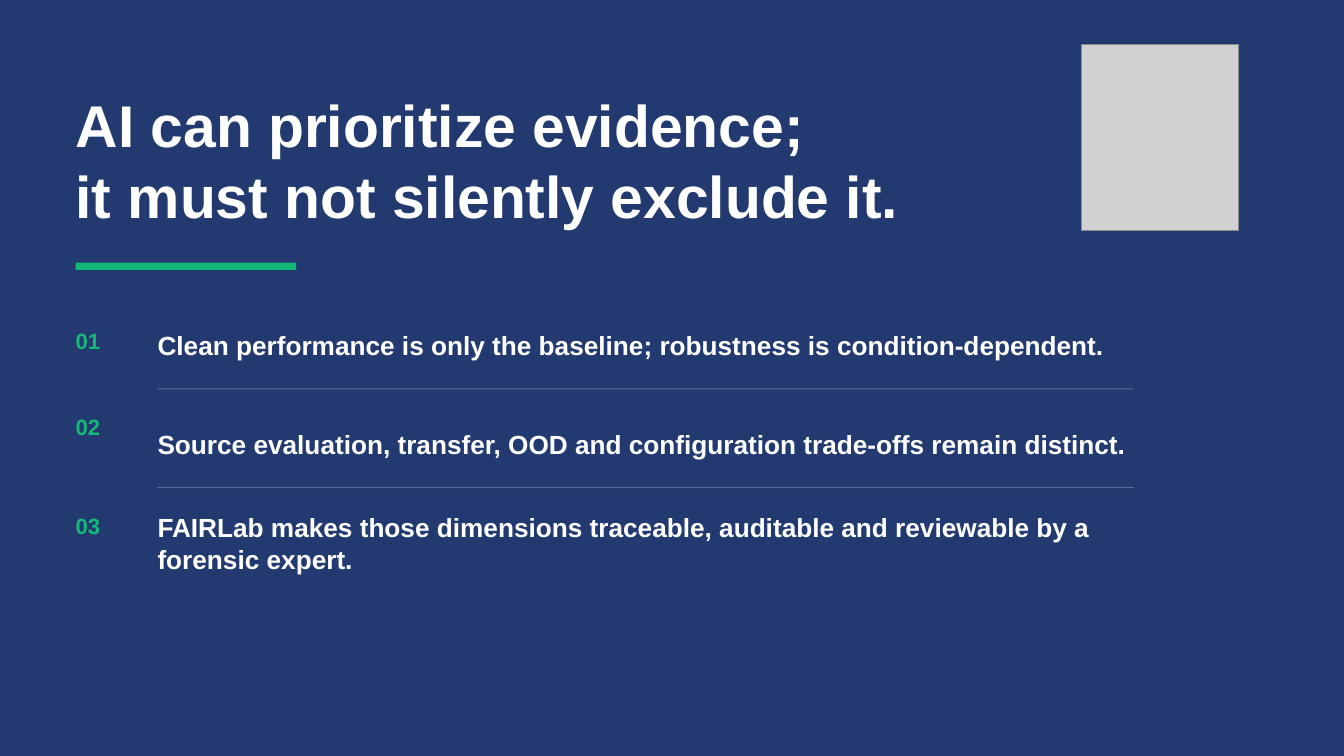
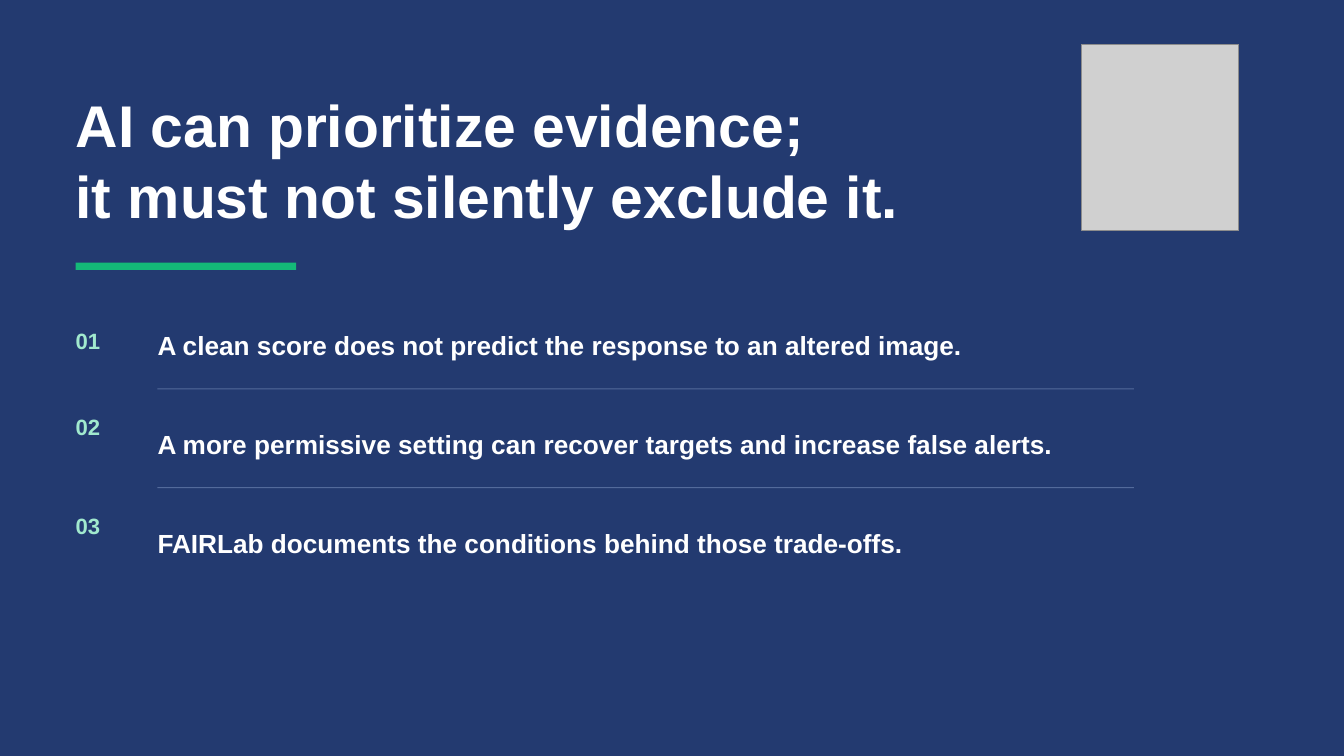
Before and after one commit to lmolinario/Molinario_Thesis_Defense_2026, a slide deck: slide 14 of Molinario_Thesis_Defense_2026.pptx (slide 15 before the commit). Drawn at 1344x756 pixels with LibreOffice and Linux fonts; fonts in the diff are those of the drawing; grey boxes stand for pictures. Boxes give left, top, right and bottom in pixels: in the first picture for what was removed or moved away, otherwise in the second. Text is boxed around its words. In the diff, an @@ line names an element or a change of style, - is before the commit and + after.

```diff
--- a/Molinario_Thesis_Defense_2026.pptx
+++ b/Molinario_Thesis_Defense_2026.pptx
@@ text at (158,336,961,361): text changed @@
-Clean performance is only the baseline; robustness is condition-dependent.
+A clean score does not predict the response to an altered image.
@@ text at (158,435,1051,460): text changed @@
-Source evaluation, transfer, OOD and configuration trade-offs remain distinct.
+A more permissive setting can recover targets and increase false alerts.
@@ text colour #14B978 to #A1E9CE in 3 elements at (76,333,101,349), (76,419,101,435), (76,518,101,534) @@
@@ text at (158,534,902,554): text changed @@
-FAIRLab makes those dimensions traceable, auditable and reviewable by a forensic expert.
+FAIRLab documents the conditions behind those trade-offs.
```
Also in this commit, not shown: 18 other slides changed, 1 slide added, 1 slide removed, 1 other file.
